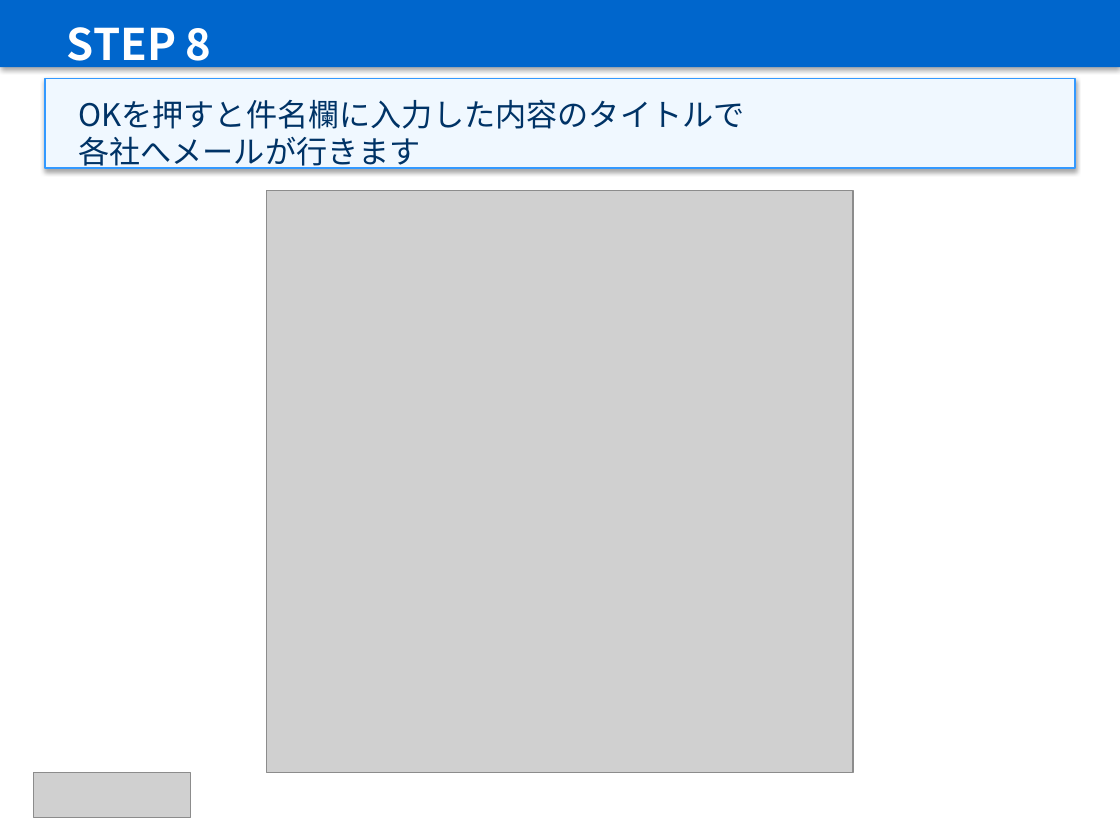
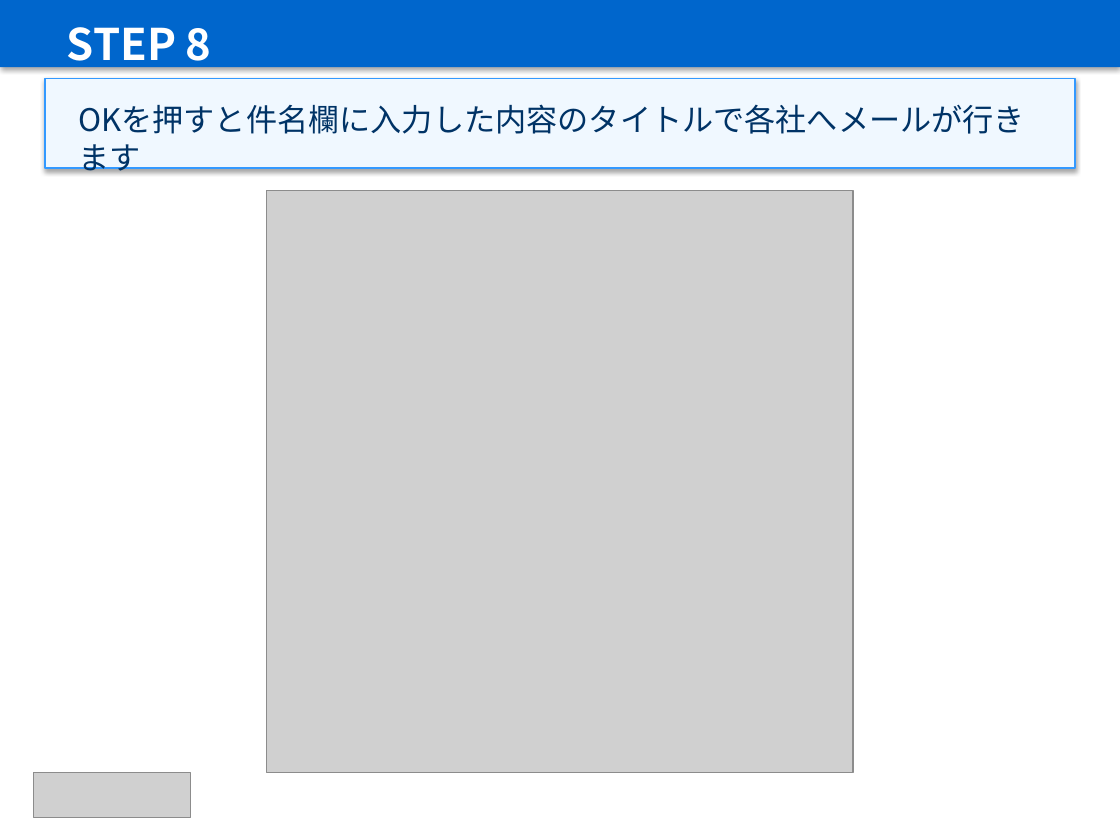
Before and after one commit to satoshi19840417/sharepoint, a slide deck: slide 9 of 05_mail/相見積操作マニュアル.pptx. Drawn at 1120x840 pixels with LibreOffice and Linux fonts; fonts in the diff are those of the drawing; grey boxes stand for pictures. Boxes give left, top, right and bottom in pixels: in the first picture for what was removed or moved away, otherwise in the second. Text is boxed around its words. In the diff, an @@ line names an element or a change of style, - is before the commit and + after.

```diff
--- a/05_mail/相見積操作マニュアル.pptx
+++ b/05_mail/相見積操作マニュアル.pptx
@@ text at box(78, 99, 744, 171): text changed @@
-OKを押すと件名欄に入力した内容のタイトルで
-各社へメールが行きます
+OKを押すと件名欄に入力した内容のタイトルで各社へメールが行きます
```
Also in this commit, not shown: 2 other slides changed, 15 other files.
